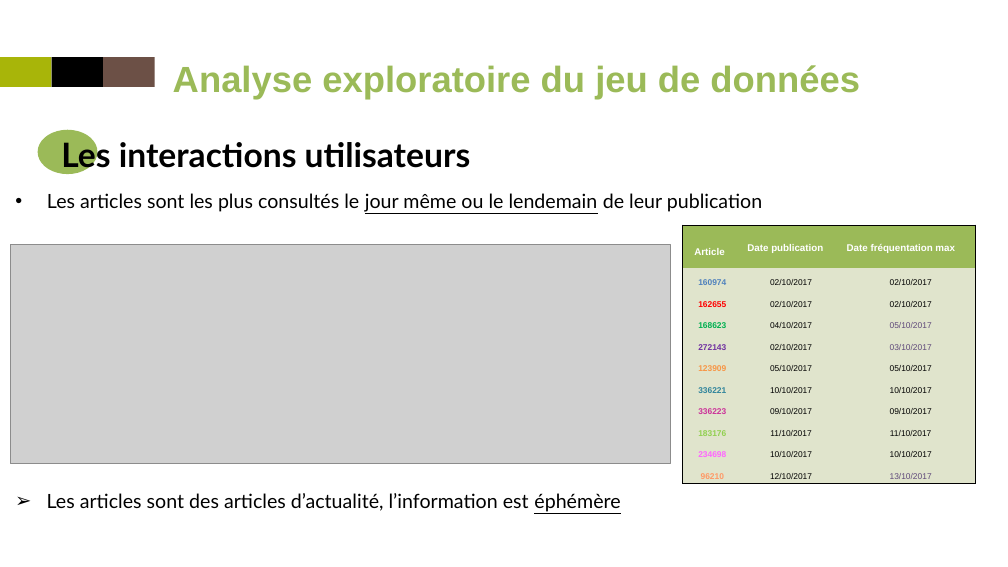
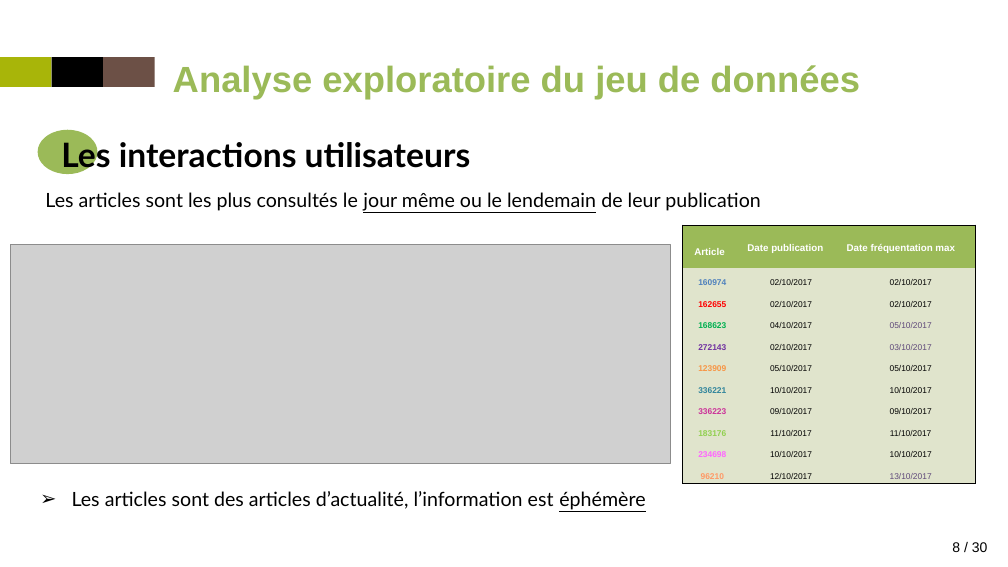
Before and after one commit to Trilian/projet9, a slide deck: slide 8 of P9_presentation.pptx. Drawn at 1008x567 pixels with LibreOffice and Linux fonts; fonts in the diff are those of the drawing; grey boxes stand for pictures. Boxes give left, top, right and bottom in pixels: in the first picture for what was removed or moved away, otherwise in the second. Text is boxed around its words. In the diff, an @@ line names an element or a change of style, - is before the commit and + after.

```diff
--- a/P9_presentation.pptx
+++ b/P9_presentation.pptx
@@ text "Les articles sont les plus ..." at [45, 192, 760, 211]: bullet • to none @@
@@ text "Les articles sont des articles ...": place and size @@
-text "Les articles sont des articles ..." at [47, 493, 620, 512]
+text "Les articles sont des articles ..." at [72, 491, 645, 512]
@@ page number added at [945, 542, 988, 552], 10 pt, text #000000 @@
+88 / 30
```
Also in this commit, not shown: 24 other slides changed, 1 slide removed, 36 other files.
